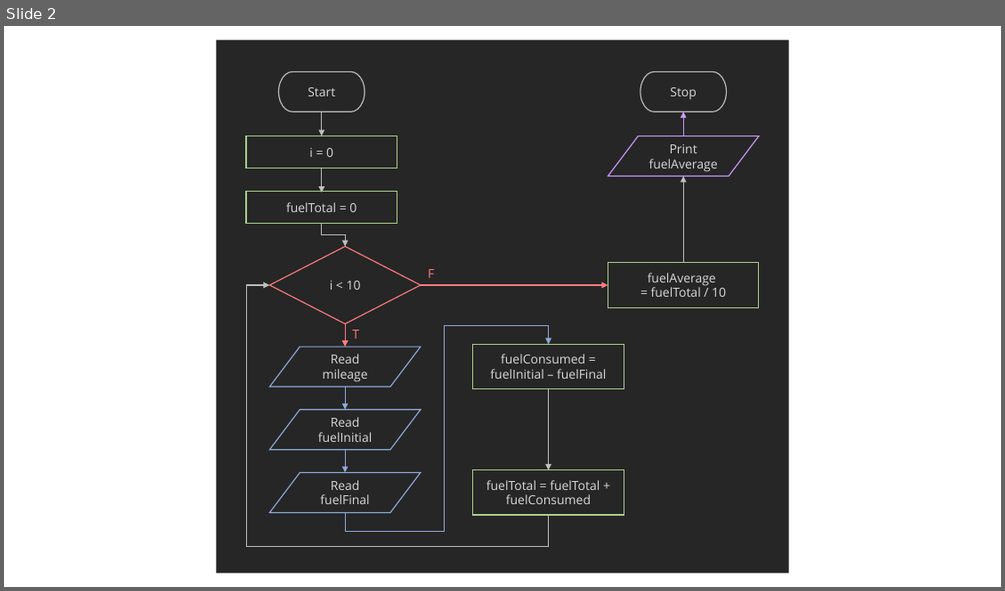
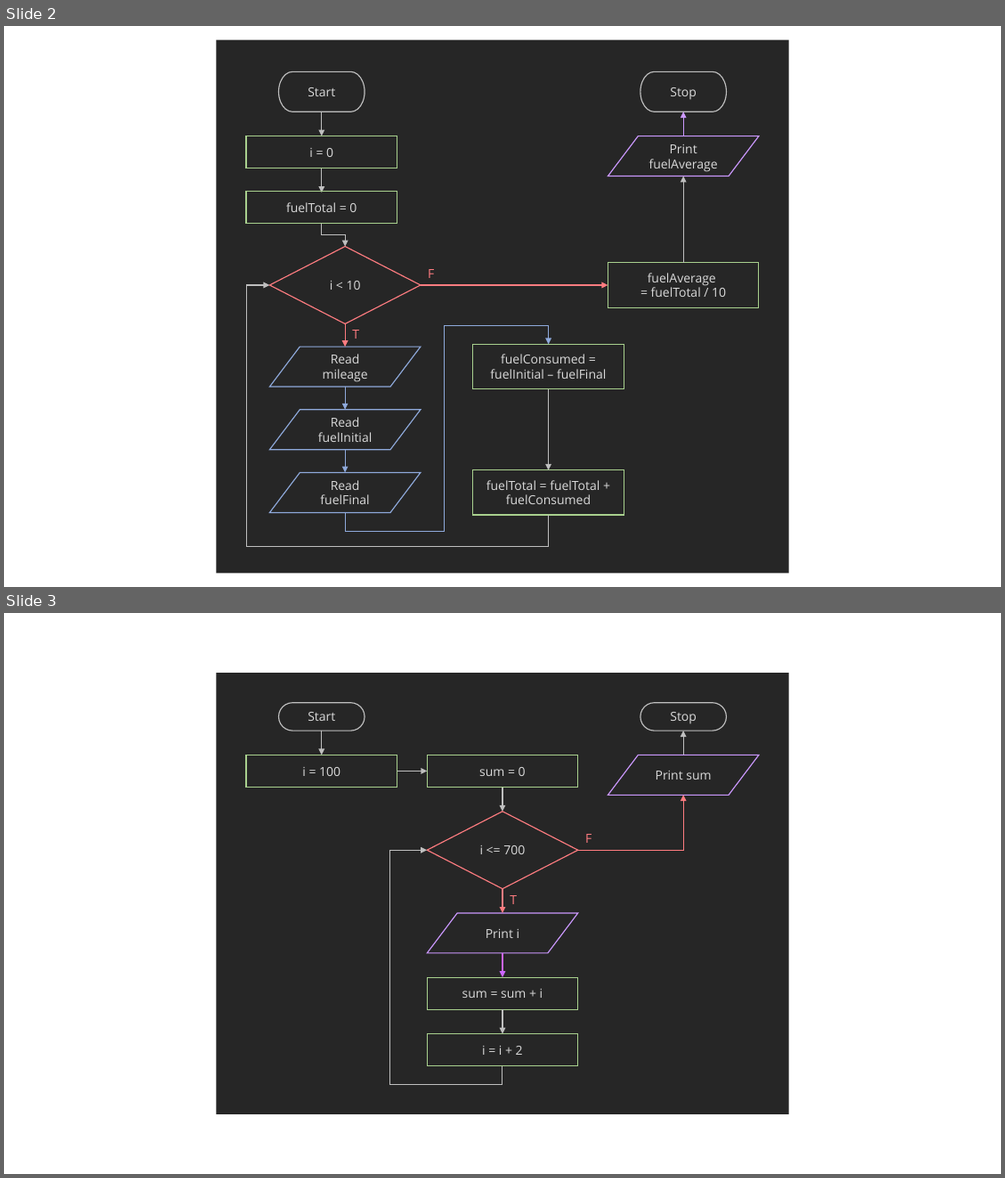
Before and after one commit to LimJY03/JavaMatriculation, a slide deck: Past Year Theory Questions/Resources/resources.pptx. Shown one above the other, each under a label of ours: slide 2 before the commit, slides 2 and 3 after it. The pictures are 1005x591 and 1005x1178 pixels, drawn with LibreOffice and Linux fonts; fonts in the diff are those of the drawing. Boxes give left, top, right and bottom in pixels: in the first picture for what was removed or moved away, otherwise in the second. Text is boxed around its words. In the diff, an @@ line names an element or a change of style, - is before the commit and + after.

```diff
--- a/Past Year Theory Questions/Resources/resources.pptx
+++ b/Past Year Theory Questions/Resources/resources.pptx
@@ slide 3 added at bbox=[4, 613, 1001, 1174], background #FFFFFF @@
@@ group added at bbox=[217, 673, 789, 1114]: 7 arrows, 5 rectangles, 2 pill shapes, 2 flow chart input outputs, 2 elbow arrows, 2 texts, 1 diamond @@
+Start
+Stop
+i = 100
+i <= 700
+Print sum
+Print i
+sum = sum + i
+i = i + 2
+sum = 0
+F
+T
```
Also in this commit, not shown: 1 other file.
